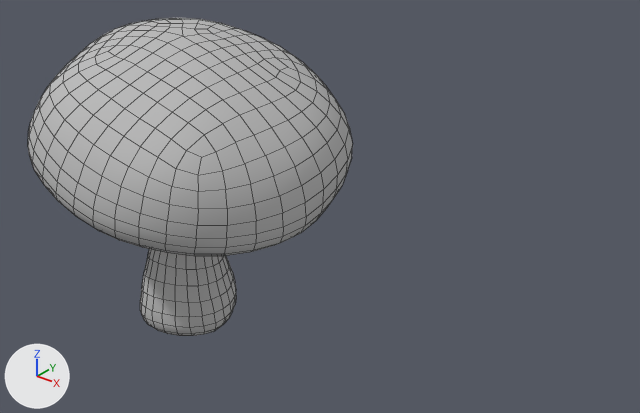
Before and after pictures for a commit that changed the FBX model ProjectShowOff/Assets/Meshes/Environmental assets/Mushrooms/Jump/Mush_02_LP_jumping.fbx.
Before and after are seen from a camera (50 mm lens) standing at (3.2, -5.37, 4.57) and looking at (-0.95, -0.19, 1.35). Lighting does not change. The marker at lower left points along +X, +Y and +Z. Mesh edges are drawn as thin lines. Where no turn or scale is listed for an object, it has been applied to the vertices.

The first picture shows 'Mush_02_LP_jumping'.
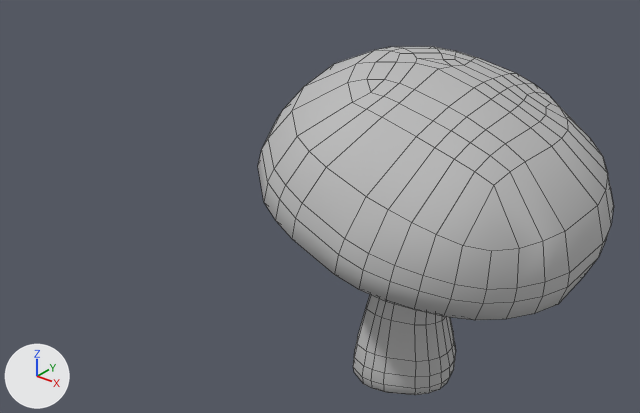
Edits to the scene script, one JSON object a line:
```json
{"block": "me_mesh", "where": "# used by ob_mush_02_lp_jumping; location = (-2.048, -0.521, 1.318)"}
{"op": "remove", "block": "me_mesh", "code": "me_mesh.from_pydata(...)  # 1376 vertices, 1374 faces; spans x -1.33..1.33, y -1.35..1.35, z -1.4..1.4"}
{"op": "add", "block": "me_mesh", "code": "me_mesh.from_pydata(...)  # 589 vertices, 579 faces; spans x -1.29..1.32, y -1.35..1.34, z -1.38..1.4"}
{"block": "me_mesh", "change": "me_mesh part 1: 787 vertices removed from x -1.33..1.33, y -1.35..1.35, z -1.4..1.4"}
{"op": "set", "path": "ob_mush_02_lp_jumping.location", "old": "(-2.048, -0.521, 1.318)", "new": "(0.014, -0.001, 1.318)"}
```

Where the change shows, as pixel boxes [x1, y1, x2, y2] in the pictures (640 x 413 px):
```json
{"object": "Mush_02_LP_jumping", "change": "reshaped, moved", "before": [28, 18, 353, 336], "after": [258, 47, 614, 395], "on screen": "10% wider, 9% taller"}
{"part": 1, "of": "me_mesh", "change": "deleted", "before": [28, 18, 353, 336]}
```
